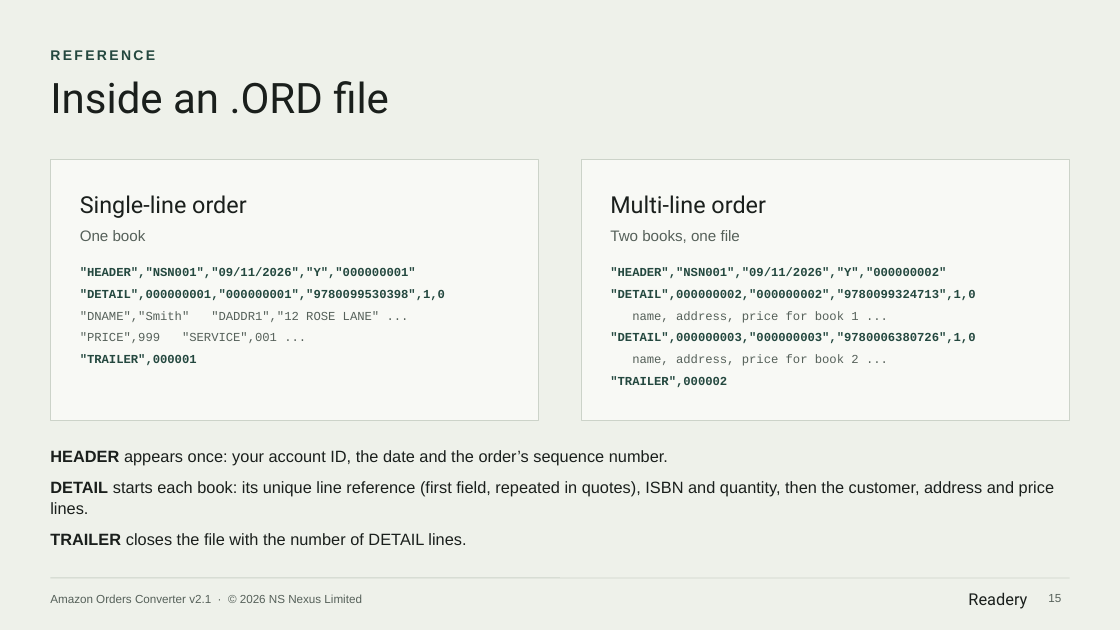
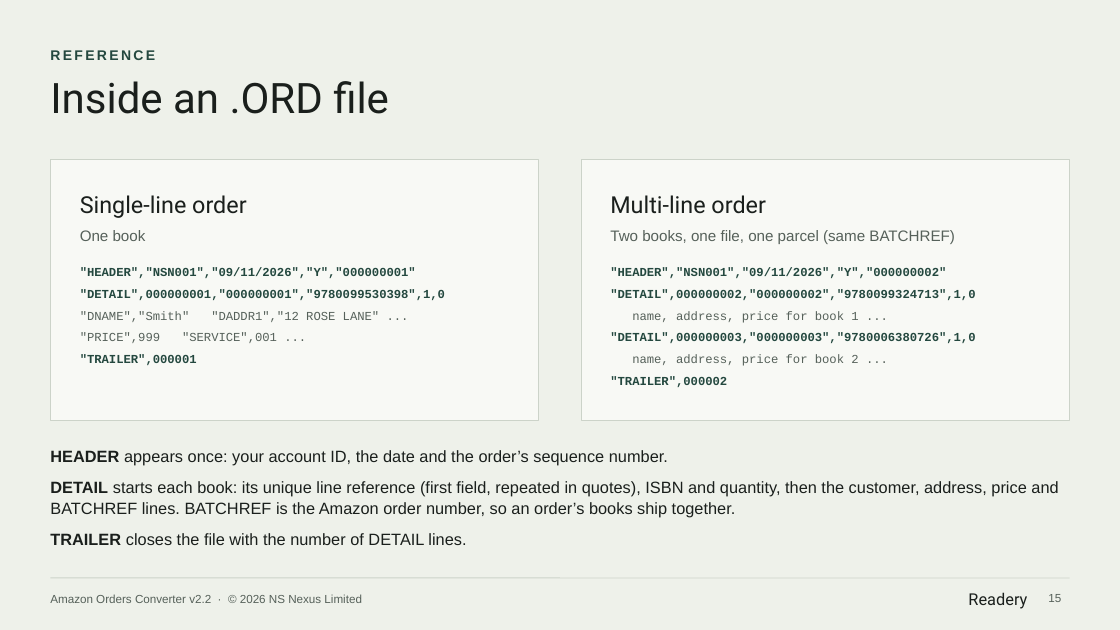
Before and after one commit to rado-penov/readery, a slide deck: slide 15 of orderconverter/Amazon-Orders-Converter-User-Manual.pptx. Drawn at 1120x630 pixels with LibreOffice and Linux fonts; fonts in the diff are those of the drawing. Boxes give left, top, right and bottom in pixels: in the first picture for what was removed or moved away, otherwise in the second. Text is boxed around its words. In the diff, an @@ line names an element or a change of style, - is before the commit and + after.

```diff
--- a/orderconverter/Amazon-Orders-Converter-User-Manual.pptx
+++ b/orderconverter/Amazon-Orders-Converter-User-Manual.pptx
@@ text at (610, 230, 954, 244): text changed @@
-Two books, one file
+Two books, one file, one parcel (same BATCHREF)
@@ text at (50, 481, 1058, 517): text changed @@
-• DETAIL starts each book: its unique line reference (first field, repeated in quotes), ISBN and quantity, then the customer, address and price lines.
+• DETAIL starts each book: its unique line reference (first field, repeated in quotes), ISBN and quantity, then the customer, address, price and BATCHREF lines. BATCHREF is the Amazon order number, so an order’s books ship together.
@@ text at (50, 594, 362, 603): text changed @@
-Amazon Orders Converter v2.1 · © 2026 NS Nexus Limited
+Amazon Orders Converter v2.2 · © 2026 NS Nexus Limited
```
Also in this commit, not shown: 17 other slides changed, 9 other files.
